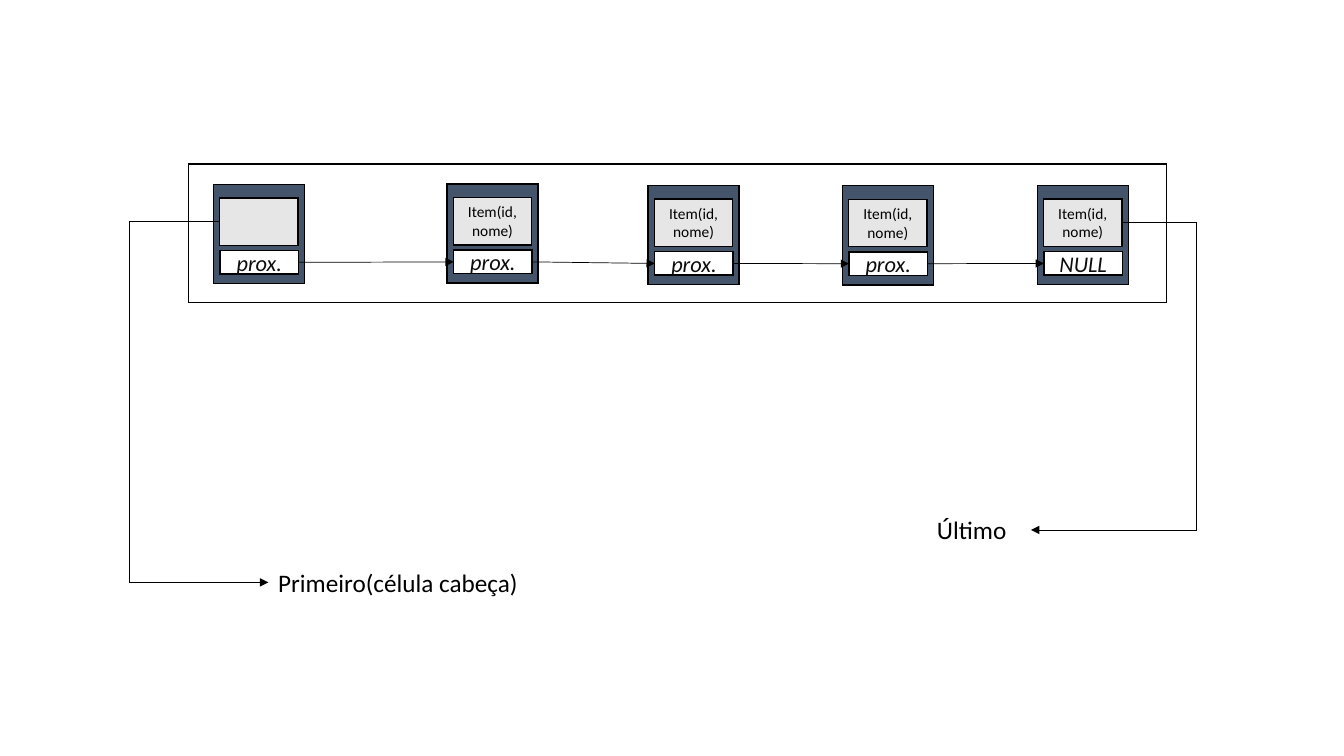
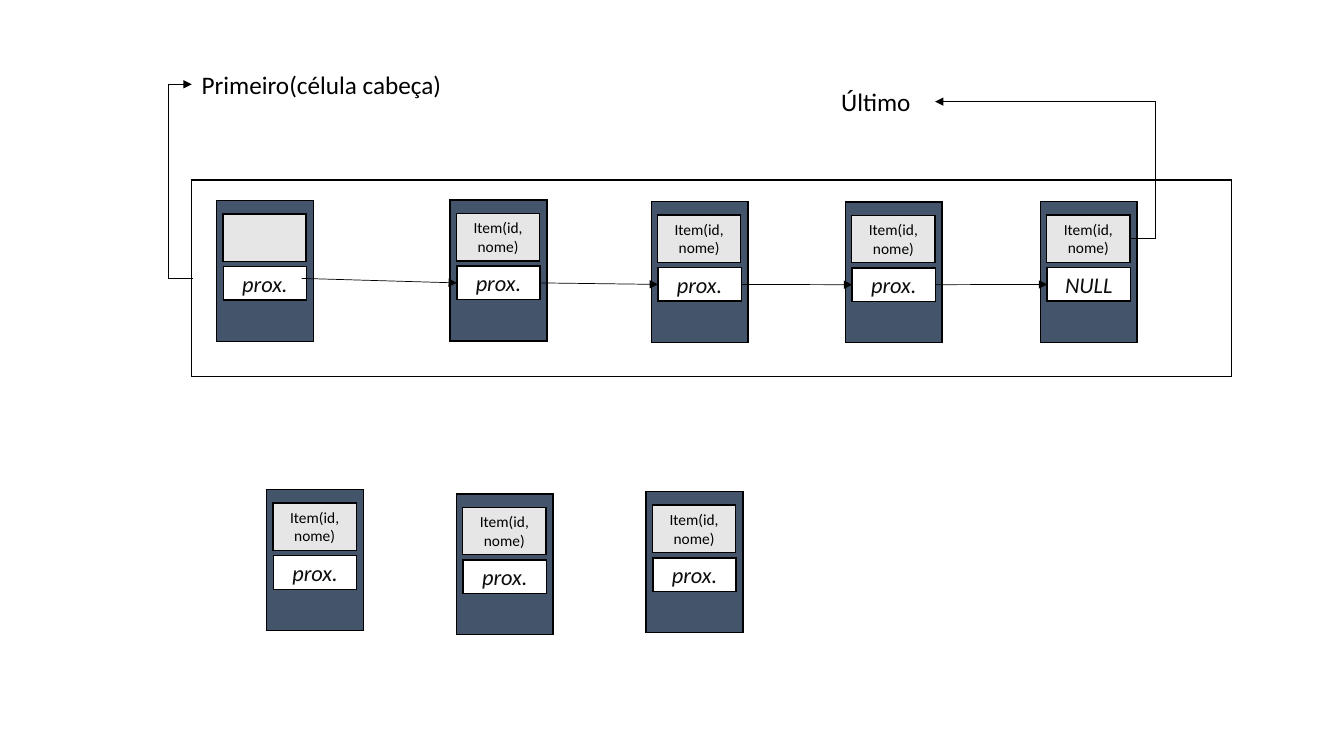
Before and after one commit to gKaicon/Arquivos_C_and_C-withClasses, a slide deck: slide 2 of AEDs I/TP/TP - 1/Documentação TP/TP - prático imagens.pptx. Drawn at 1344x756 pixels with LibreOffice and Linux fonts; fonts in the diff are those of the drawing. Boxes give left, top, right and bottom in pixels: in the first picture for what was removed or moved away, otherwise in the second. Text is boxed around its words. In the diff, an @@ line names an element or a change of style, - is before the commit and + after.

```diff
--- a/AEDs I/TP/TP - 1/Documentação TP/TP - prático imagens.pptx
+++ b/AEDs I/TP/TP - 1/Documentação TP/TP - prático imagens.pptx
@@ elbow arrow moved from (220, 222) - (268, 583) to (194, 278) - (192, 85) @@
@@ text "Primeiro(célula cabeça)": place and size @@
-text "Primeiro(célula cabeça)" at [278, 574, 517, 597]
+text "Primeiro(célula cabeça)" at [202, 75, 441, 99]
@@ text "Último": place and size @@
-text "Último" at [937, 519, 1006, 539]
+text "Último" at [841, 90, 910, 111]
@@ elbow arrow moved from (1122, 223) - (1031, 530) to (1130, 239) - (936, 102) @@
@@ rectangle: place and size @@
-rectangle at [189, 164, 1167, 302]
+rectangle at [192, 180, 1231, 377]
@@ rectangle: place and size @@
-rectangle at [214, 185, 304, 283]
+rectangle at [217, 201, 314, 342]
@@ rectangle: place and size @@
-rectangle at [447, 185, 537, 283]
+rectangle at [451, 201, 547, 342]
@@ rectangle: place and size @@
-rectangle at [648, 186, 739, 284]
+rectangle at [651, 202, 748, 343]
@@ rectangle: place and size @@
-rectangle at [843, 186, 934, 284]
+rectangle at [846, 202, 943, 343]
@@ rectangle: place and size @@
-rectangle at [1037, 186, 1128, 284]
+rectangle at [1041, 202, 1137, 343]
@@ rectangle: place and size @@
-rectangle at [220, 198, 298, 245]
+rectangle at [223, 214, 307, 261]
@@ rectangle "Item(id, nome)": place and size @@
-rectangle "Item(id, nome)" at [454, 198, 532, 245]
+rectangle "Item(id, nome)" at [457, 214, 540, 261]
@@ rectangle "Item(id, nome)": place and size @@
-rectangle "Item(id, nome)" at [654, 199, 733, 246]
+rectangle "Item(id, nome)" at [657, 215, 741, 262]
@@ rectangle "Item(id, nome)": place and size @@
-rectangle "Item(id, nome)" at [849, 200, 928, 247]
+rectangle "Item(id, nome)" at [852, 216, 936, 263]
@@ rectangle "Item(id, nome)": place and size @@
-rectangle "Item(id, nome)" at [1044, 199, 1122, 246]
+rectangle "Item(id, nome)" at [1047, 215, 1130, 262]
@@ rectangle "prox.": place and size @@
-rectangle "prox." at [220, 251, 298, 274]
+rectangle "prox." at [224, 266, 308, 299]
@@ rectangle "prox.": place and size @@
-rectangle "prox." at [454, 250, 532, 273]
+rectangle "prox." at [457, 266, 540, 299]
@@ rectangle "prox.": place and size @@
-rectangle "prox." at [655, 252, 734, 275]
+rectangle "prox." at [658, 268, 742, 301]
@@ rectangle "prox.": place and size @@
-rectangle "prox." at [849, 252, 928, 275]
+rectangle "prox." at [852, 268, 936, 301]
@@ rectangle "NULL": place and size @@
-rectangle "NULL" at [1045, 252, 1123, 275]
+rectangle "NULL" at [1048, 268, 1131, 301]
@@ arrow moved from (298, 262) - (454, 262) to (301, 278) - (457, 283) @@
@@ arrow moved from (532, 262) - (655, 263) to (540, 283) - (658, 284) @@
@@ arrow moved from (733, 263) - (849, 264) to (741, 284) - (852, 284) @@
@@ arrow moved from (928, 264) - (1045, 263) to (936, 284) - (1048, 284) @@
@@ rectangle added at [267, 490, 364, 631], fill #44546A, outline #000000 1 pt @@
@@ rectangle added at [273, 503, 357, 551], fill #E7E6E6, outline #000000 1 pt, 11 pt, text #000000 @@
+Item(id, nome)
@@ rectangle added at [457, 494, 554, 635], fill #44546A, outline #000000 1 pt @@
@@ rectangle added at [463, 507, 546, 555], fill #E7E6E6, outline #000000 1 pt, 11 pt, text #000000 @@
+Item(id, nome)
@@ rectangle added at [646, 492, 743, 633], fill #44546A, outline #000000 1 pt @@
@@ rectangle added at [652, 505, 736, 553], fill #E7E6E6, outline #000000 1 pt, 11 pt, text #000000 @@
+Item(id, nome)
@@ rectangle added at [273, 556, 357, 589], fill #FFFFFF, outline #000000 1 pt, 16 pt, text #0D0D0D, italic @@
+prox.
@@ rectangle added at [464, 561, 547, 594], fill #FFFFFF, outline #000000 1 pt, 16 pt, text #0D0D0D, italic @@
+prox.
@@ rectangle added at [653, 558, 737, 591], fill #FFFFFF, outline #000000 1 pt, 16 pt, text #0D0D0D, italic @@
+prox.
```
Also in this commit, not shown: 1 other slide changed, 6 other files.
